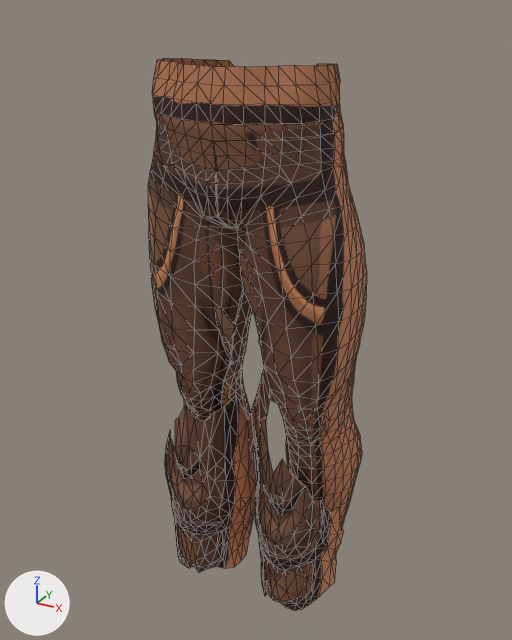
The glTF model assets/models/character/outfits/Male_Archer1_Legs.gltf: old version first, new version second.
Both versions are drawn from a 50 mm camera at (0.607, -1.076, 1.242) aimed at (-0.011, 0.048, 0.68). Every picture has the same lights, and +X, +Y and +Z are marked at lower left. The picture after the commit comes second. Mesh edges are drawn as thin lines. Vertices at exactly the same position are counted once.

Names of what the first picture shows: 'ArmorLegs'.
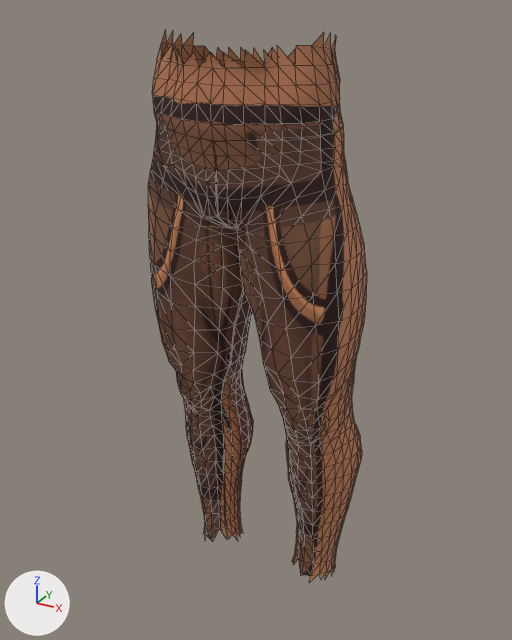
Changed parts and their boxes (x1, y1, x2, y2) in the pictures (512 x 640 px):
'ArmorLegs', reshaped
    before: (148, 58, 367, 611)
    after: (148, 29, 367, 583)
part 1 of me_sphere_005_retopology_001, deleted (brown)
    before: (215, 308, 237, 364)
part 2 of me_sphere_005_retopology_001, cut back
    before: (165, 339, 344, 611)
    after: (203, 513, 336, 583)
part 3 of me_sphere_005_retopology_001, built on
    before: (154, 58, 340, 86)
    after: (154, 29, 340, 86)

The change, as a list of edits to the scene's bpy script:
```text
Change me_sphere_005_retopology_001:
    used by ob_armorlegs; location = (0.0, 0.0, 0.0)
    remove me_sphere_005_retopology_001.from_pydata(...)  # 1781 vertices, 3094 faces; spans x -0.211..0.209, y -0.119..0.18, z 0.073..1.165
    add me_sphere_005_retopology_001.from_pydata(...)  # 1502 vertices, 2610 faces; spans x -0.207..0.207, y -0.12..0.172, z 0.056..1.21
    me_sphere_005_retopology_001 part 1: the loose piece of 10 vertices spanning x -0.015..0.025, y -0.098..-0.056, z 0.631..0.761 is deleted
    me_sphere_005_retopology_001 part 2: 6 vertices moved within x -0.101..0.101, y 0.022..0.084, z 0.113..0.779; 460 vertices removed from x -0.211..0.209, y -0.085..0.18, z 0.073..0.925; 150 vertices added at x -0.166..0.166, y -0.02..0.147, z 0.056..0.924
    me_sphere_005_retopology_001 part 3: 24 vertices removed from x -0.152..0.152, y -0.11..0.096, z 1.112..1.165; 74 vertices added at x -0.151..0.151, y -0.12..0.096, z 1.11..1.21
    other edits to the shape of me_sphere_005_retopology_001 do not show in these pictures
    remove me_sphere_005_retopology_001.materials.append(mat_material_0)
```
